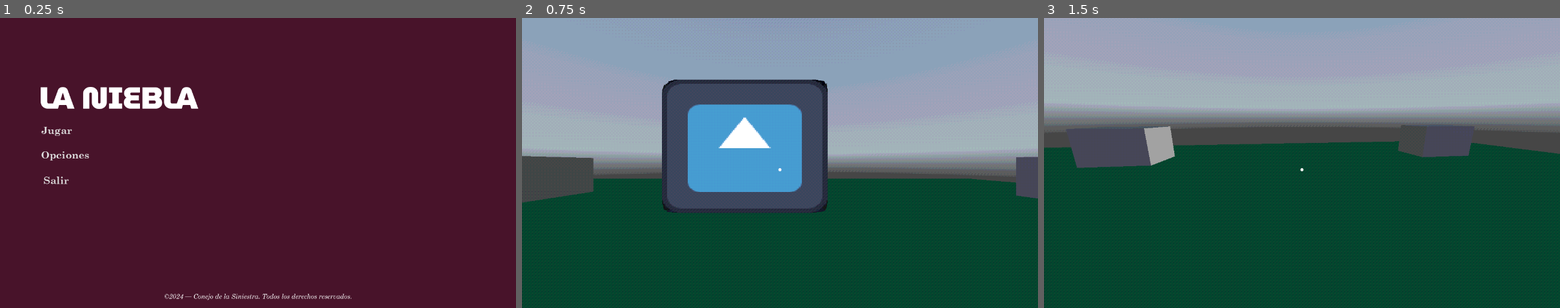
Above: before the commit, frames 1-3 (left to right).
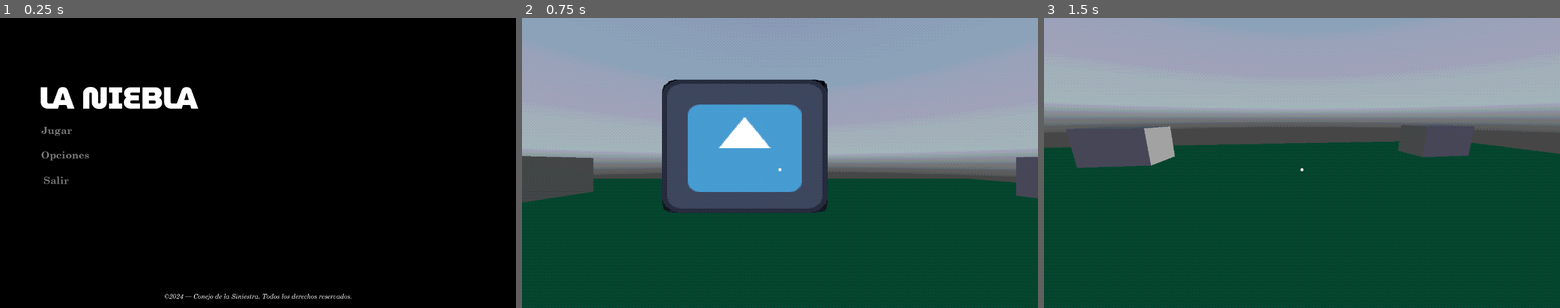
Above: after the commit, the same moments.

Repository: dlasntra/laniebla
Game: Godot game, scene res://Niveles/menu.tscn
Same seed, same stepped clock (60 frames per second), same inputs: the game is played once before the commit and once after it. The engine's default icon, where the game draws it, is replaced by a stand-in: a white triangle on a blue panel in a dark square. A sky picture missing from this copy of the repository is replaced by a grey-blue gradient. Video files are missing from this copy of the repository; at most half a second of black plays in their place.
Inputs (mouse positions are in pixels of both pictures, inside the frame that each line leads up to):
- Up to frame 1 (0.25 s): no input
- Up to frame 2 (0.75 s): click "Jugar" at 0.5 s
- Up to frame 3 (1.5 s): tap Enter (ui_accept) at 1.25 s; move the mouse to (1327, 163) at 1.27 s; hold W (Arriba) from 1.28 s (still down); tap E (Accion) at 1.35 s

The runs differ from the first frame. In frame 1, 99% of the frame differs, in the area x 0-100%, y 0-100%; in frame 2, nothing differs; in frame 3, nothing differs.

Commit message:
Fondo del menú y botones del menú

Diff:
--- a/Niveles/menu.tscn
+++ b/Niveles/menu.tscn
@@ -1,10 +1,11 @@
-[gd_scene load_steps=9 format=3 uid="uid://b31n3halds0bj"]
+[gd_scene load_steps=10 format=3 uid="uid://b31n3halds0bj"]
 
 [ext_resource type="Script" path="res://Scripts/menu.gd" id="1_0gi4r"]
 [ext_resource type="FontFile" uid="uid://bqrsike2gy4tp" path="res://Fuentes/Rotulos/MuseoModerno-Black.ttf" id="2_cfn3l"]
 [ext_resource type="FontFile" uid="uid://cai35cjx3jhdp" path="res://Fuentes/Diálogos/SCHLBKB.TTF" id="3_e318s"]
 [ext_resource type="FontFile" uid="uid://fh7buoew3jeh" path="res://Fuentes/Diálogos/SCHLBKI.TTF" id="4_ci3ge"]
 [ext_resource type="AudioStream" uid="uid://bksq3eploqks7" path="res://Música/Menu principal.wav" id="5_p8nx5"]
+[ext_resource type="VideoStream" path="res://Menu/menu-fondo-animado.ogv" id="6_qh6kp"]
 
 [sub_resource type="StyleBoxEmpty" id="StyleBoxEmpty_clq7n"]
 
@@ -15,13 +16,16 @@
 [node name="Menu" type="CanvasLayer"]
 script = ExtResource("1_0gi4r")
 
-[node name="ColorRect" type="ColorRect" parent="."]
+[node name="VideoStreamPlayer" type="VideoStreamPlayer" parent="."]
 anchors_preset = 15
 anchor_right = 1.0
 anchor_bottom = 1.0
 grow_horizontal = 2
 grow_vertical = 2
-color = Color(0.282196, 0.0764874, 0.166594, 1)
+stream = ExtResource("6_qh6kp")
+autoplay = true
+expand = true
+loop = true
 
 [node name="Título" type="Label" parent="."]
 anchors_preset = 8
@@ -54,6 +58,7 @@
 grow_vertical = 2
 size_flags_horizontal = 0
 focus_mode = 0
+theme_override_colors/font_color = Color(0.503769, 0.503769, 0.503768, 1)
 theme_override_constants/outline_size = 0
 theme_override_constants/h_separation = 0
 theme_override_fonts/font = ExtResource("3_e318s")
@@ -75,6 +80,7 @@
 grow_horizontal = 2
 grow_vertical = 2
 size_flags_horizontal = 0
+theme_override_colors/font_color = Color(0.501961, 0.501961, 0.501961, 1)
 theme_override_fonts/font = ExtResource("3_e318s")
 theme_override_font_sizes/font_size = 25
 theme_override_styles/focus = SubResource("StyleBoxEmpty_5ttr1")
@@ -93,6 +99,7 @@
 offset_bottom = 62.0
 grow_horizontal = 2
 grow_vertical = 2
+theme_override_colors/font_color = Color(0.501961, 0.501961, 0.501961, 1)
 theme_override_fonts/font = ExtResource("3_e318s")
 theme_override_font_sizes/font_size = 25
 theme_override_styles/focus = SubResource("StyleBoxEmpty_pwob1")
Not shown, added: Menu/menu-fondo-animado.ogv
Not shown, changed: README.md
